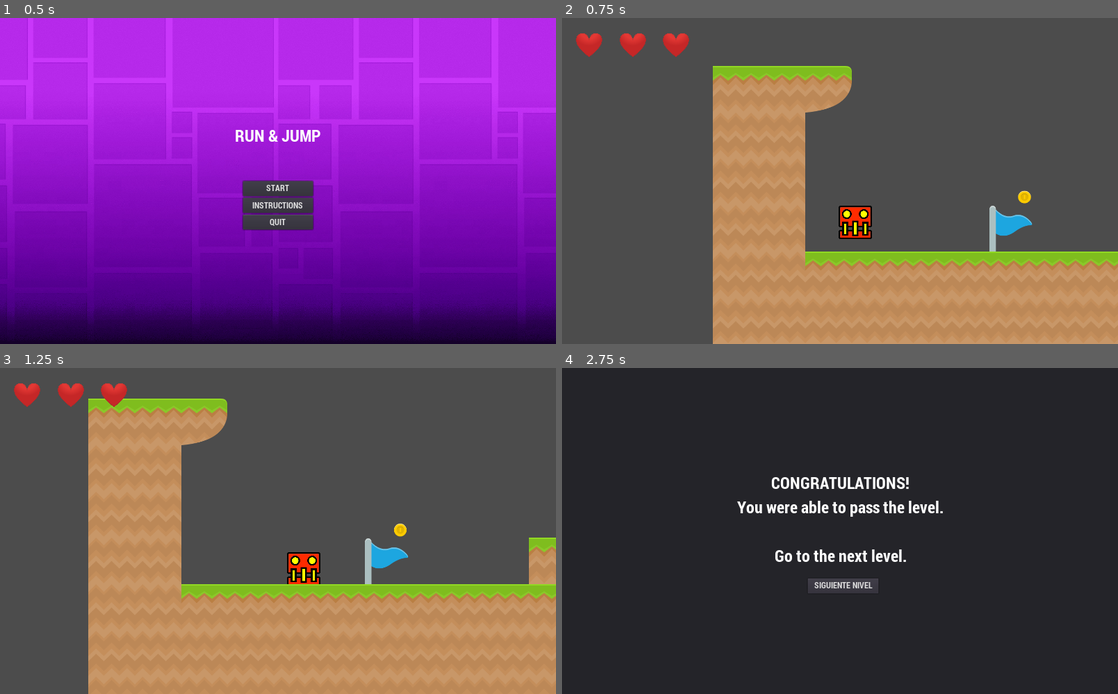
Above: before the commit, frames 1-4 (two rows, left to right).
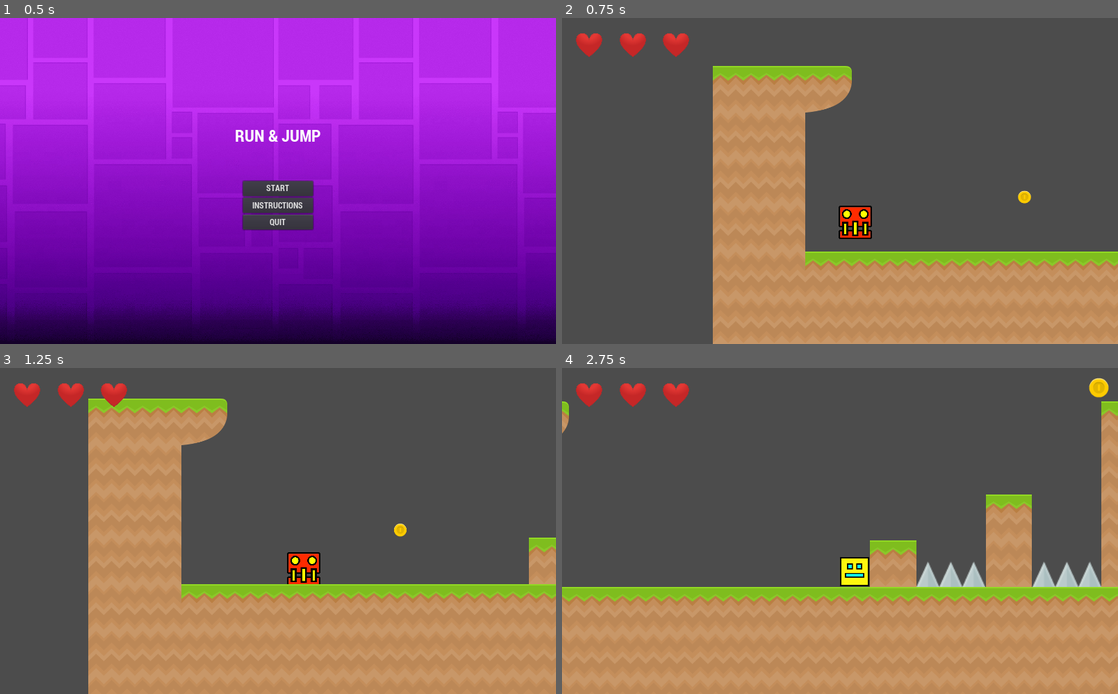
Above: after the commit, the same moments.

Repository: BianchiniMaxi/Programacion-de-Videojuegos-3--Bianchini-Maxi
Game: Godot game, scene res://Scenes/Menu.tscn
Same seed, same stepped clock (60 frames per second), same inputs: the game is played once before the commit and once after it.
Inputs:
- Up to frame 1 (0.5 s): no input
- Up to frame 2 (0.75 s): click "START" at 0.5 s
- Up to frame 3 (1.25 s): no input
- Up to frame 4 (2.75 s): hold Right (ui_right) from 1.28 s (still down); tap Keypad 1 (ui_number_1) at 1.35 s; tap Up (ui_up) at 1.52, 2.27 s; tap Keypad 2 (ui_number_2) at 1.55, 2.1 s; tap Keypad 3 (ui_number_3) at 2.3 s

Frame 1 is identical in both runs. In frame 2, 0.5% of the frame differs, in the area x 76-85%, y 57-72%; in frame 3, 0.5%; in frame 4, 100%, in the area x 0-100%, y 0-100%.

Commit message:
Ups I close the app

Diff:
--- a/MyProyectGodot/Scenes/Menu.tscn
+++ b/MyProyectGodot/Scenes/Menu.tscn
@@ -55,21 +55,20 @@
 
 [node name="Instrucciones" type="Label" parent="."]
 visible = false
-margin_left = 41.5
-margin_right = 982.5
-margin_bottom = 537.0
+margin_left = 35.0
+margin_top = 17.0
+margin_right = 1002.0
+margin_bottom = 550.0
 custom_fonts/font = ExtResource( 3 )
-text = "The character advances alone at a constant speed, avoids obstacles by jumping.
+text = "
+
+The character advances alone at a constant speed, avoids obstacles by jumping.
 You jump with the \"Up Arrow\"
 We change characters with the numbers \"1\", \"2\" and \"3\"
 
 Character 1: can only perform a common jump.
 Character 2: perform a very high jump.
-Character 3: perform a common jump but can go faster
-using the \"Right Arrow\".
-
-Choose well which character is better in each situation, since the
-characters 2 and 3 can only appear 2 times."
+Character 3: perform a common jump but can go faster using the \"Right Arrow\"."
 
 [node name="Boton Menu" type="Button" parent="Instrucciones"]
 margin_left = 405.5
--- a/MyProyectGodot/Scenes/Nivel 1.tscn
+++ b/MyProyectGodot/Scenes/Nivel 1.tscn
@@ -456,7 +456,7 @@
 }
 
 [node name="Bandera Final" type="Area2D" parent="."]
-position = Vector2( 700, -63 )
+position = Vector2( 5700, -63 )
 
 [node name="Sprite" type="Sprite" parent="Bandera Final"]
 texture = ExtResource( 9 )
--- a/MyProyectGodot/Sripts/Jugador.gd
+++ b/MyProyectGodot/Sripts/Jugador.gd
@@ -20,6 +20,7 @@
 func get_input():
 	velocidad.x = 0
 	velocidad.x += velocidad_correr
+	log(get_parent().cambios)
 
 	if Input.is_action_just_pressed("ui_up"):
 		if is_on_floor():
@@ -27,18 +28,21 @@
 
 	if Input.is_action_pressed('ui_right') and acelerar:
 		velocidad.x += 200
-	if Input.is_action_pressed('ui_left'):
-		velocidad.x -= 200
+	#if Input.is_action_pressed('ui_left'):
+		#velocidad.x -= 200
 
 	if Input.is_action_just_pressed("ui_number_1"):
+		get_parent().cambios += 1
 		$Sprite.texture = textura1
 		acelerar = false
 		fuerza_salto = -600
 	if Input.is_action_just_pressed("ui_number_2"):
+		get_parent().cambios += 1
 		$Sprite.texture = textura2
 		acelerar = false
 		fuerza_salto = -900
 	if Input.is_action_just_pressed("ui_number_3"):
+		get_parent().cambios += 1
 		$Sprite.texture = textura3
 		acelerar = true
 		fuerza_salto = -600
--- a/MyProyectGodot/Sripts/Niveles.gd
+++ b/MyProyectGodot/Sripts/Niveles.gd
@@ -4,6 +4,7 @@
 export (String) var nivel_actual
 export (PackedScene) var Corazones
 export (PackedScene) var Monedas
+export (int) var cambios
 
 var lista_vidas = []
 var diferencia_corazones = 80
@@ -11,6 +12,7 @@
 var cantidad_monedas = 0
 var vidas = 3
 var puntos = 0
+var monedas = 0
 
 # Called when the node enters the scene tree for the first time.
 func _ready():
@@ -18,7 +20,7 @@
 
 
 func agarrar_moneda():
-	puntos += 15
+	monedas += 1
 
 func _physics_process(delta):
 	get_input()
@@ -41,6 +43,7 @@
 		$"POP UPs"/PopupPanel.get_child(0).get_child(0).visible = true
 		$"POP UPs"/PopupPanel.get_child(0).get_child(1).visible = false
 		$Jugador.pararJugador()
+		puntos += 150 + ((30 * monedas) / cambios)
 		#get_tree().paused = true
 
 func crear_monedas():
